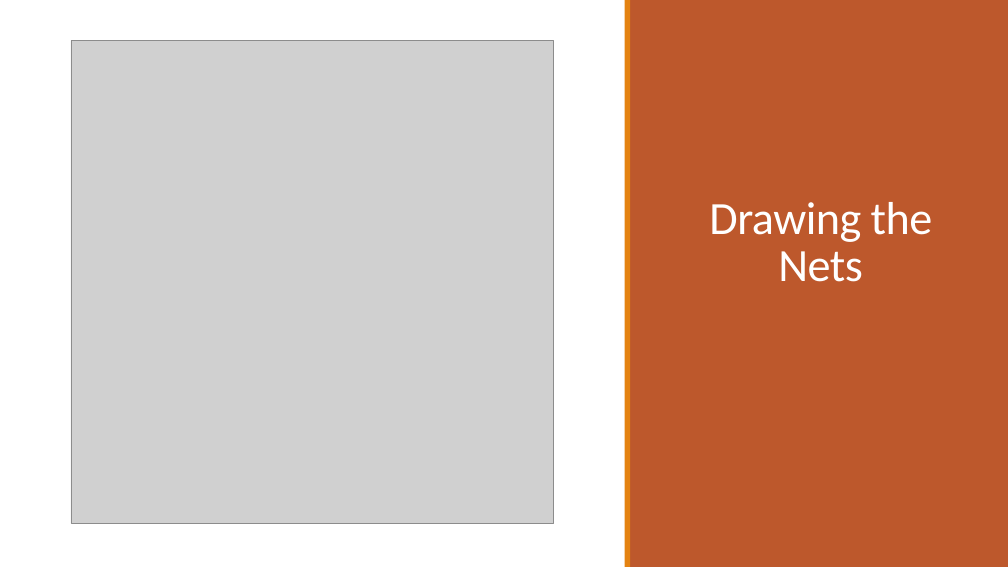
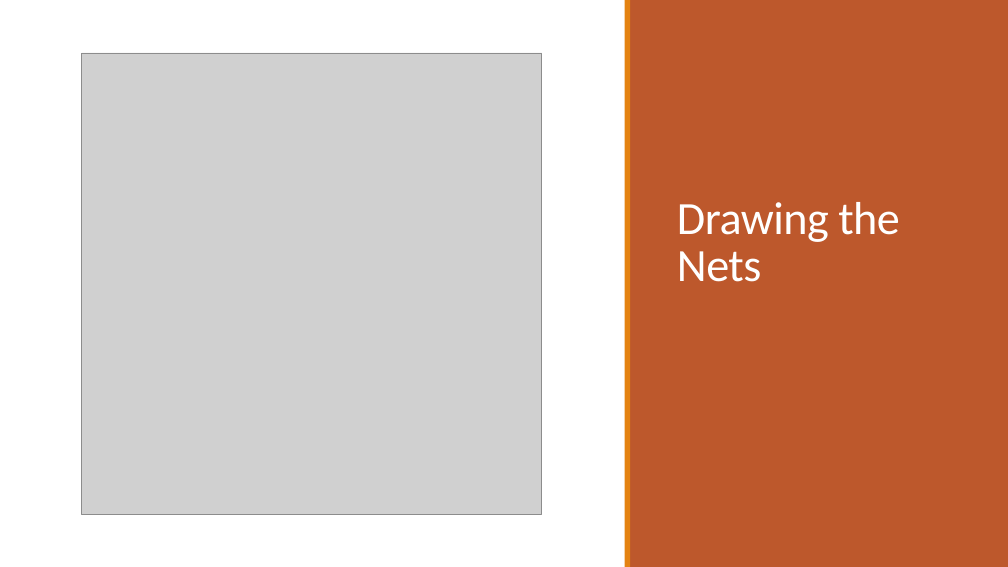
Before and after one commit to AhmedSharaf98/DEF-to-SVG, a slide deck: slide 9 of docs/DEF-LEF to SVG.pptx (slide 7 before the commit). Drawn at 1008x567 pixels with LibreOffice and Linux fonts; fonts in the diff are those of the drawing; grey boxes stand for pictures. Boxes give left, top, right and bottom in pixels: in the first picture for what was removed or moved away, otherwise in the second. Text is boxed around its words. In the diff, an @@ line names an element or a change of style, - is before the commit and + after.

```diff
--- a/docs/DEF-LEF to SVG.pptx
+++ b/docs/DEF-LEF to SVG.pptx
@@ picture: place and size @@
-picture at <box>71,41,554,524</box>
+picture at <box>82,53,541,514</box>
@@ title "Drawing the Nets" at <box>677,202,900,282</box>: alignment centre to left @@
```
Also in this commit, not shown: 8 other slides changed, 6 slides added, 2 slides removed, 1 other file.
